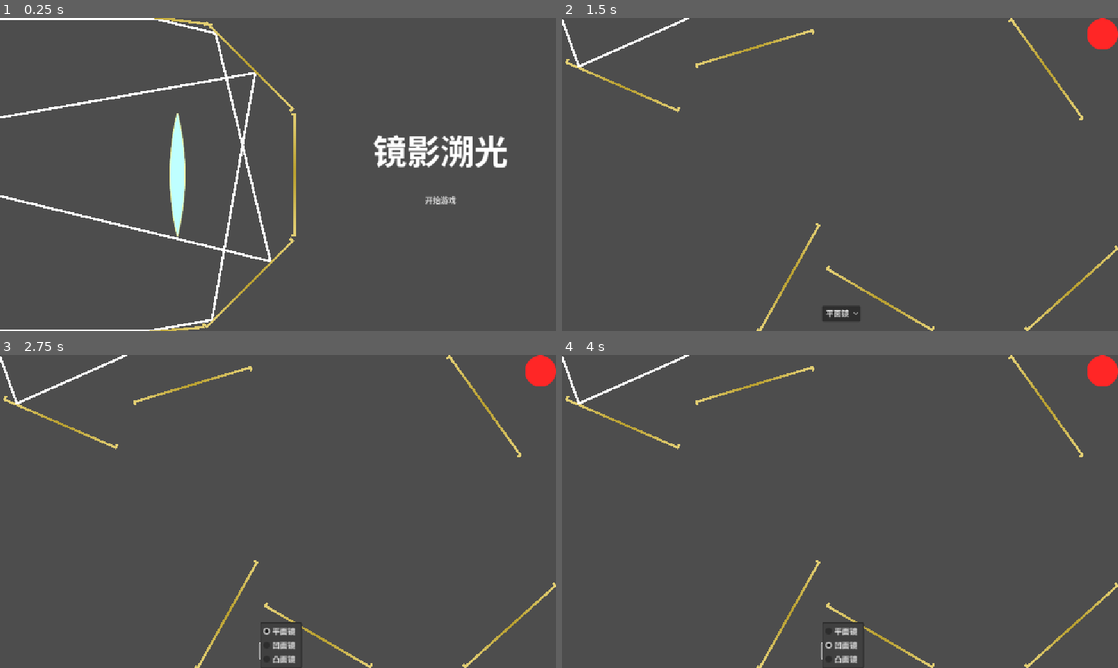
Above: before the commit, frames 1-4 (two rows, left to right).
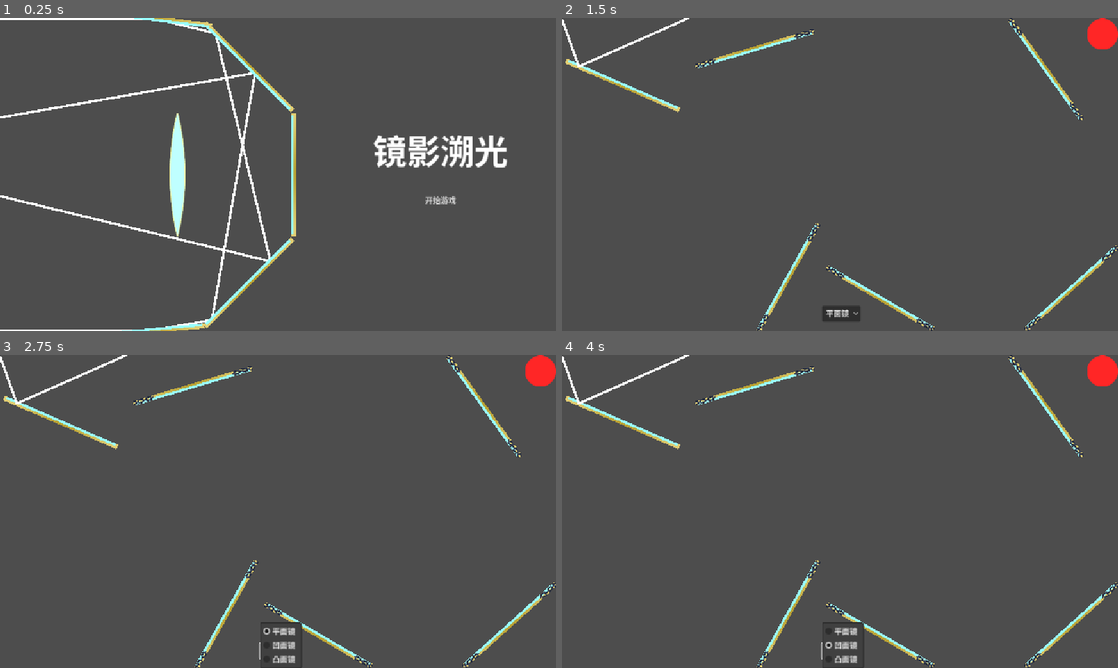
Above: after the commit, the same moments.

Repository: ChickenPige0n/re-flection
Game: Godot game, scene res://scenes/entrance.tscn
The game is run twice, just before and just after one commit, with the same random seed, the same clock (stepped at 60 frames per second) and the same inputs.
Inputs:
- Up to frame 1 (0.25 s): no input
- Up to frame 2 (1.5 s): click "开始游戏" at 0.5 s; click "第1关" at 1.25 s
- Up to frame 3 (2.75 s): click "平面镜" at 2 s
- Up to frame 4 (4 s): click "平面镜" at 2.75 s; click "凹面镜" at 3.5 s

The runs differ from the first frame. In frame 1, 0.7% of the frame differs, in the area x 21-53%, y 0-100%; in frame 2, 1.2%, in the area x 1-100%, y 0-100%; in frame 3, 1.2%; in frame 4, 1.2%.

Commit message:
lens photo with locked type, end input after win

Diff:
--- a/scenes/game_1.tscn
+++ b/scenes/game_1.tscn
@@ -7,6 +7,7 @@
 [ext_resource type="Script" uid="uid://dqpdk88faq73y" path="res://scripts/light.gd" id="4_bwy7h"]
 [ext_resource type="Texture2D" uid="uid://bhujnlu3776ui" path="res://images/photosensitive/photosensitive_inactive.png" id="6_8rbwk"]
 [ext_resource type="Script" uid="uid://kbgoyaf4o8ha" path="res://scripts/photosensitive.gd" id="8_5lnxe"]
+[ext_resource type="Texture2D" uid="uid://86lfxhjar7bl" path="res://images/mirror_immovable_irrotatable.png" id="8_lyscb"]
 
 [sub_resource type="LabelSettings" id="LabelSettings_8rbwk"]
 font_size = 32
@@ -49,7 +50,7 @@
 texture_filter = 1
 position = Vector2(1002, 106)
 rotation = 4.08815
-texture = ExtResource("2_fxokx")
+texture = ExtResource("8_lyscb")
 script = ExtResource("3_6xfxu")
 movable = false
 rotatable = false
@@ -58,7 +59,7 @@
 texture_filter = 1
 position = Vector2(468, 537)
 rotation = -7.34397
-texture = ExtResource("2_fxokx")
+texture = ExtResource("8_lyscb")
 script = ExtResource("3_6xfxu")
 movable = false
 rotatable = false
@@ -67,7 +68,7 @@
 texture_filter = 1
 position = Vector2(399, 63)
 rotation = -9.71366
-texture = ExtResource("2_fxokx")
+texture = ExtResource("8_lyscb")
 script = ExtResource("3_6xfxu")
 movable = false
 rotatable = false
@@ -76,7 +77,7 @@
 texture_filter = 1
 position = Vector2(659, 580)
 rotation = -5.75627
-texture = ExtResource("2_fxokx")
+texture = ExtResource("8_lyscb")
 script = ExtResource("3_6xfxu")
 movable = false
 rotatable = false
@@ -85,7 +86,7 @@
 texture_filter = 1
 position = Vector2(1055, 559)
 rotation = -7.01545
-texture = ExtResource("2_fxokx")
+texture = ExtResource("8_lyscb")
 script = ExtResource("3_6xfxu")
 movable = false
 rotatable = false
--- a/scenes/game_2.tscn
+++ b/scenes/game_2.tscn
@@ -16,9 +16,8 @@
 [sub_resource type="LabelSettings" id="LabelSettings_b4gt0"]
 font_size = 32
 
-[node name="Game" type="Node2D" node_paths=PackedStringArray("hintLabel")]
+[node name="Game2" type="Node2D"]
 script = ExtResource("1_b4gt0")
-hintLabel = NodePath("Label2")
 
 [node name="Light" type="Line2D" parent="."]
 points = PackedVector2Array(0, 300, 10000, 300)
@@ -63,14 +62,12 @@
 [node name="Photosensitive2" type="Sprite2D" parent="."]
 position = Vector2(913, 228)
 rotation = -0.00245172
-scale = Vector2(1, 1)
 texture = ExtResource("8_b4gt0")
 script = ExtResource("8_5m3wm")
 
 [node name="Photosensitive3" type="Sprite2D" parent="."]
 position = Vector2(621, 560)
 rotation = -0.00245172
-scale = Vector2(1, 1)
 texture = ExtResource("8_b4gt0")
 script = ExtResource("8_5m3wm")
 
--- a/scenes/game_3.tscn
+++ b/scenes/game_3.tscn
@@ -6,11 +6,14 @@
 [ext_resource type="Script" uid="uid://bd23oolcj74gq" path="res://scripts/mirror.gd" id="3_r1ad8"]
 [ext_resource type="Script" uid="uid://dqpdk88faq73y" path="res://scripts/light.gd" id="4_1uv66"]
 [ext_resource type="Texture2D" uid="uid://bjlen1bycu36b" path="res://images/photosensitive/photosensitive_active.png" id="4_r1ad8"]
-[ext_resource type="Texture2D" uid="uid://cq7ra41w2gxcx" path="res://images/convex.png" id="5_e0nre"]
 [ext_resource type="Texture2D" uid="uid://bhujnlu3776ui" path="res://images/photosensitive/photosensitive_inactive.png" id="5_w46gi"]
+[ext_resource type="Texture2D" uid="uid://86lfxhjar7bl" path="res://images/mirror_immovable_irrotatable.png" id="6_p30vf"]
 [ext_resource type="Script" uid="uid://13bw628tdjjt" path="res://scripts/lens.gd" id="6_ugac3"]
 [ext_resource type="Script" uid="uid://kbgoyaf4o8ha" path="res://scripts/photosensitive.gd" id="8_2px5s"]
-[ext_resource type="Texture2D" uid="uid://ksr6f3hm7cm5" path="res://images/concave.png" id="9_cyvdb"]
+[ext_resource type="Texture2D" uid="uid://dcsp72esief71" path="res://images/convex_movable_irrotatable.png" id="10_2px5s"]
+[ext_resource type="Texture2D" uid="uid://bpc0a2hec82xu" path="res://images/convex_immovable_rotatable.png" id="12_cyvdb"]
+[ext_resource type="Texture2D" uid="uid://bxa17agh5j6rn" path="res://images/concave_movable_irrotatable.png" id="13_pnpoq"]
+[ext_resource type="Texture2D" uid="uid://dl0iqg8t4a2t0" path="res://images/concave_immovable_rotatable.png" id="14_ibm7l"]
 
 [node name="Game" type="Node2D"]
 script = ExtResource("1_khyur")
@@ -42,7 +45,7 @@
 texture_filter = 1
 position = Vector2(1025, 645)
 rotation = -6.28109
-texture = ExtResource("2_khyur")
+texture = ExtResource("6_p30vf")
 script = ExtResource("3_r1ad8")
 movable = false
 rotatable = false
@@ -51,7 +54,7 @@
 texture_filter = 1
 position = Vector2(1147, 522)
 rotation = -1.57569
-texture = ExtResource("2_khyur")
+texture = ExtResource("6_p30vf")
 script = ExtResource("3_r1ad8")
 movable = false
 rotatable = false
@@ -60,7 +63,7 @@
 texture_filter = 1
 position = Vector2(901, 522)
 rotation = 1.56737
-texture = ExtResource("2_khyur")
+texture = ExtResource("6_p30vf")
 script = ExtResource("3_r1ad8")
 movable = false
 rotatable = false
@@ -107,21 +110,21 @@
 [node name="Convex1" type="Sprite2D" parent="."]
 position = Vector2(585, 484)
 rotation = 14.333
-texture = ExtResource("5_e0nre")
+texture = ExtResource("10_2px5s")
 script = ExtResource("6_ugac3")
 rotatable = false
 
 [node name="Convex" type="Sprite2D" parent="."]
 position = Vector2(212, 335)
 rotation = 3.27736
-texture = ExtResource("5_e0nre")
+texture = ExtResource("12_cyvdb")
 script = ExtResource("6_ugac3")
 movable = false
 
 [node name="Concave" type="Sprite2D" parent="."]
 position = Vector2(509, 158)
 rotation = -1.72934
-texture = ExtResource("9_cyvdb")
+texture = ExtResource("13_pnpoq")
 script = ExtResource("6_ugac3")
 focus = -128.0
 rotatable = false
@@ -129,7 +132,7 @@
 [node name="Concave2" type="Sprite2D" parent="."]
 position = Vector2(794, 163)
 rotation = -6.52835
-texture = ExtResource("9_cyvdb")
+texture = ExtResource("14_ibm7l")
 script = ExtResource("6_ugac3")
 focus = -128.0
 movable = false
--- a/scenes/test2.tscn
+++ b/scenes/test2.tscn
@@ -1,15 +1,13 @@
-[gd_scene load_steps=9 format=3 uid="uid://b5ye4upg4e1mj"]
+[gd_scene load_steps=7 format=3 uid="uid://b5ye4upg4e1mj"]
 
 [ext_resource type="PackedScene" uid="uid://dicdnfr2f5pjf" path="res://scenes/edit_ui.tscn" id="1_mkcba"]
 [ext_resource type="Texture2D" uid="uid://cr82j1dxeqg32" path="res://images/mirror.png" id="2_ydant"]
-[ext_resource type="Script" uid="uid://bd23oolcj74gq" path="res://scripts/mirror.gd" id="3_fwljx"]
 [ext_resource type="Script" uid="uid://dqpdk88faq73y" path="res://scripts/light.gd" id="4_pob4m"]
 [ext_resource type="Texture2D" uid="uid://cq7ra41w2gxcx" path="res://images/convex.png" id="5_bcusq"]
-[ext_resource type="Script" uid="uid://13bw628tdjjt" path="res://scripts/lens.gd" id="6_1wx16"]
 [ext_resource type="Script" uid="uid://kbgoyaf4o8ha" path="res://scripts/photosensitive.gd" id="7_840ub"]
-[ext_resource type="Texture2D" uid="uid://bjlen1bycu36b" path="res://images/photosensitive/photosensitive_active.png" id="7_ydant"]
+[ext_resource type="Texture2D" uid="uid://bhujnlu3776ui" path="res://images/photosensitive/photosensitive_inactive.png" id="7_ydant"]
 
-[node name="Game" type="Node2D"]
+[node name="Game2" type="Node2D"]
 
 [node name="EditUi" parent="." instance=ExtResource("1_mkcba")]
 anchors_preset = 0
@@ -25,21 +23,18 @@
 position = Vector2(347, 90)
 rotation = -3.6186
 texture = ExtResource("2_ydant")
-script = ExtResource("3_fwljx")
 
 [node name="Mirror2" type="Sprite2D" parent="."]
 texture_filter = 1
 position = Vector2(271, 245)
 rotation = 6.08349
 texture = ExtResource("2_ydant")
-script = ExtResource("3_fwljx")
 
 [node name="Mirror3" type="Sprite2D" parent="."]
 texture_filter = 1
 position = Vector2(519, 168)
 rotation = 0.285356
 texture = ExtResource("2_ydant")
-script = ExtResource("3_fwljx")
 
 [node name="Light" type="Line2D" parent="."]
 points = PackedVector2Array(0, 3.305, 246.628, 249.933, 302.218, 113.144, 451.862, 148.304, 451.862, 148.304)
@@ -52,10 +47,6 @@
 position = Vector2(183, 406)
 rotation = 1.5708
 texture = ExtResource("5_bcusq")
-script = ExtResource("6_1wx16")
-length = 0.0
-movable = false
-rotatable = false
 
 [node name="Light3" type="Line2D" parent="."]
 points = PackedVector2Array(0, 350, 1000, 350)
--- a/scripts/entrance_controller.gd
+++ b/scripts/entrance_controller.gd
@@ -7,14 +7,20 @@
 
 @export var levelContainer: FlowContainer
 @export var changeSceneButton: PackedScene
+
+var nums_of_levels: int = 3
+var passedTime: Array = []
+
 func _ready() -> void:
 	doTween()
+	passedTime.resize(nums_of_levels)
 
-	for i in range(1,3 + 1):
+	for i in range(1,nums_of_levels + 1):
 		var scene = changeSceneButton.instantiate() as Button
 		levelContainer.add_child(scene)
 		scene.text = "第%s关" % [i]
 		scene.pressed.connect(loadGame.bind(i))
+
 
 func loadGame(index: int):
 	curIndex = index
@@ -29,8 +35,9 @@
 var curIndex: int
 func showResult(timeCost: float):
 	self.visible = true
+	passedTime[curIndex-1] = timeCost
 	# TODO
-	print("called showResult")
+	print(passedTime)
 
 func _process(delta: float) -> void:
 	pass
--- a/scripts/game.gd
+++ b/scripts/game.gd
@@ -11,7 +11,9 @@
 
 func _ready() -> void:
 	judgePoints = get_children().filter(func(it): return it is Photosensitive) as Array[Photosensitive]
+
 var winning: bool = false
+
 func _process(delta: float) -> void:
 	timeCost += delta
 	if timeCost > 5 and hintLabel:
@@ -23,6 +25,7 @@
 			win = false
 	if win and not winning:
 		winning = true
+		endInput()
 		# todo: replace with packed sprite
 		var label:Label = Label.new()
 		label.label_settings = LabelSettings.new()
@@ -46,3 +49,10 @@
 	print("game is over")
 	completed.emit(timeCost)
 	self.queue_free()
+
+func endInput():
+	var components = get_children().filter(func(it): return it is Intersectable)
+	for component in components:
+		component.is_selected = false
+		component.dragging = false
+		component.rotating = false
--- a/scripts/intersectable.gd
+++ b/scripts/intersectable.gd
@@ -8,7 +8,6 @@
 
 func calculate_light_direction(_intersection: Vector2 ,_light_direction: Vector2):
 	return Vector2.ZERO
-
 
 
 func get_intersection(starting_pos: Vector2, direction: Vector2) -> Vector2:
@@ -62,6 +61,10 @@
 	pass
 
 func _input(event):
+	var game = get_parent()
+	if game is Game:
+		if game.winning:
+			return
 	if event is InputEventMouseButton:
 		handle_click(event)
 
Binary file changed: images/concave.png
Binary file added: images/concave_immovable_irrotatable.png
Not shown, added: images/concave_immovable_irrotatable.png.import
Binary file added: images/concave_immovable_rotatable.png
Not shown, added: images/concave_immovable_rotatable.png.import
Binary file added: images/concave_movable_irrotatable.png
Not shown, added: images/concave_movable_irrotatable.png.import
Binary file added: images/convex_immovable_irrotatable.png
Not shown, added: images/convex_immovable_irrotatable.png.import
Binary file added: images/convex_immovable_rotatable.png
Not shown, added: images/convex_immovable_rotatable.png.import
Binary file added: images/convex_movable_irrotatable.png
(and 10 more such lines)
